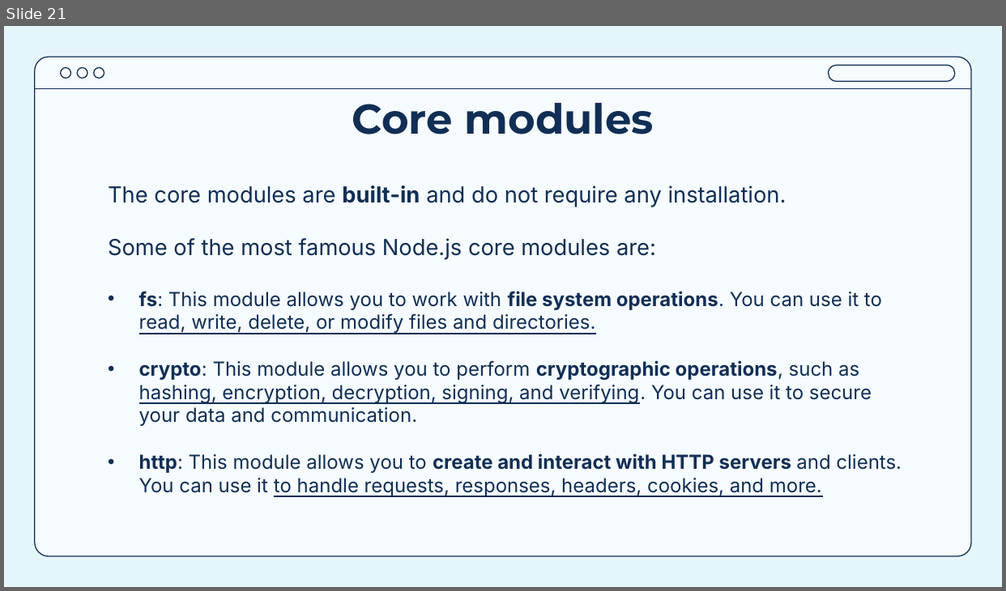
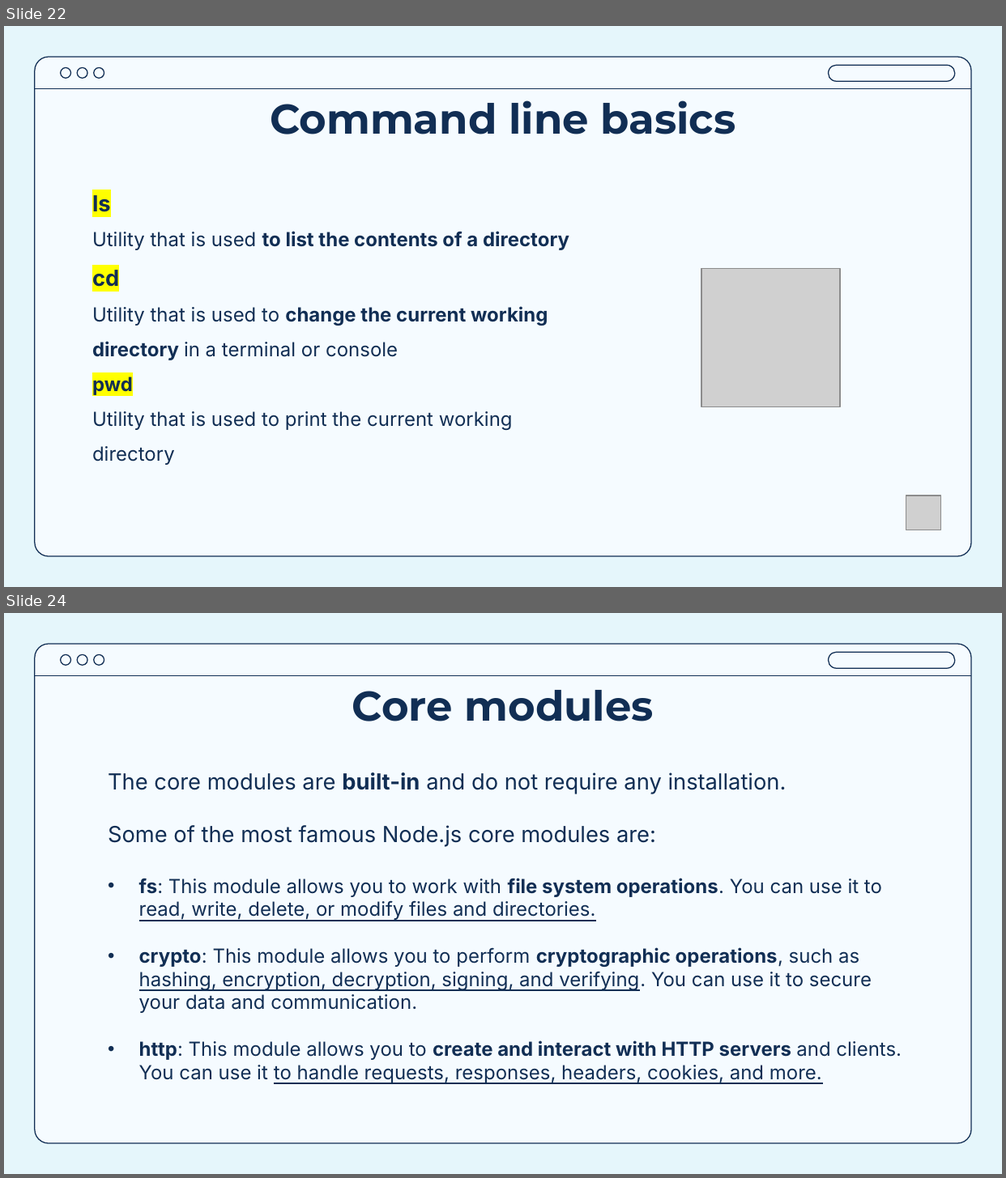
Before and after one commit to Ahmed-Khaled24/Node-workshop, a slide deck: Session 1 - Node Intro/Session 1.pptx. Shown one above the other, each under a label of ours: slide 21 before the commit, slides 22 and 24 after it; the slides between them are not shown. The pictures are 1006x591 and 1006x1178 pixels, drawn with LibreOffice and Linux fonts; fonts in the diff are those of the drawing; grey boxes stand for pictures. Boxes give left, top, right and bottom in pixels: in the first picture for what was removed or moved away, otherwise in the second. Text is boxed around its words. In the diff, an @@ line names an element or a change of style, - is before the commit and + after.

```diff
--- a/Session 1 - Node Intro/Session 1.pptx
+++ b/Session 1 - Node Intro/Session 1.pptx
@@ slide 22 added at bbox=[4, 26, 1002, 587], background #AEE2F4 at 31% opacity; not listed: 6 template elements that a slide beside it also shows @@
@@ title added at bbox=[270, 101, 736, 135], 30 pt, text #112E54, bold @@
+Command line basics
@@ text added at bbox=[92, 195, 569, 465], 14 pt, text #112E54 @@
+ls
+Utility that is used to list the contents of a directory
+cd
+Utility that is used to change the current working directory in a terminal or console
+pwd
+Utility that is used to print the current working directory
@@ picture added at bbox=[701, 268, 840, 408] @@
@@ picture added at bbox=[906, 496, 941, 531] @@
@@ what was slide 21 is now slide 24 @@
```
Also in this commit, not shown: 5 slides changed, 3 other slides added, 5 other files.
